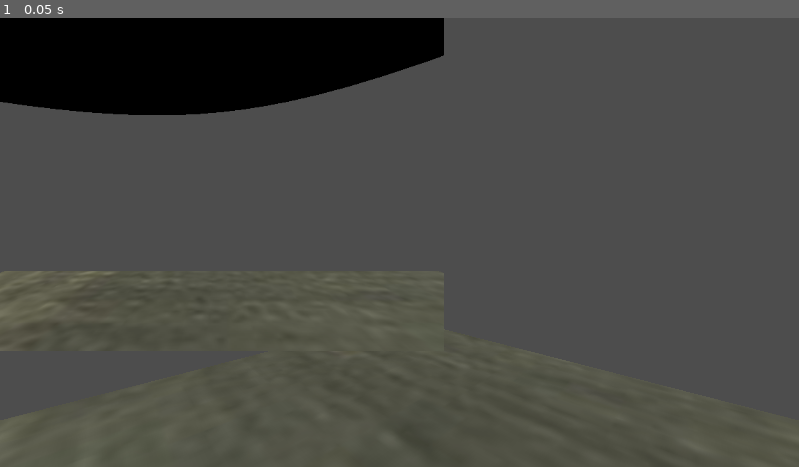
Above: before the commit, frame 1.
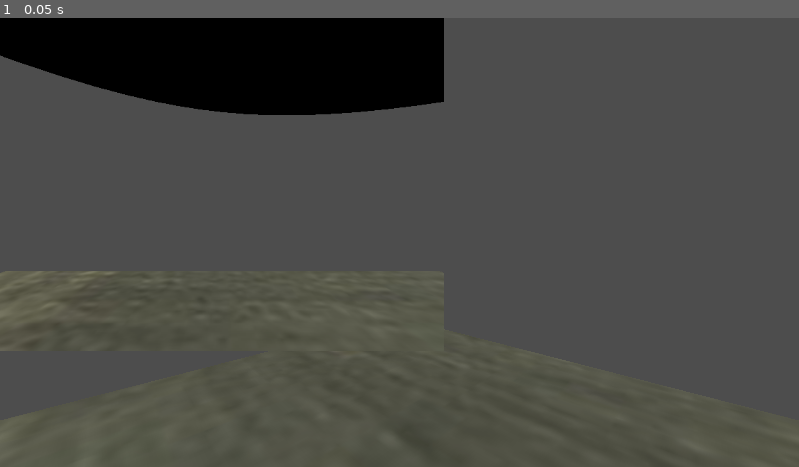
Above: after the commit, the same moment.

Repository: lb357/bulbatech-naviglib
Game: Godot game, scene res://main.tscn
The game is run twice, just before and just after one commit, with the same random seed, the same clock (stepped at 60 frames per second) and the same inputs.
Inputs:
- Up to frame 1 (0.05 s): no input

The runs differ from the first frame. In frame 1, 2.9% of the frame differs, in the area x 0-56%, y 8-22%.

Commit message:
fix right cam

Diff:
--- a/sim/camera_viewport.tscn
+++ b/sim/camera_viewport.tscn
@@ -8,6 +8,7 @@
 height = 0.1
 
 [node name="CameraViewport" type="SubViewport"]
+render_target_update_mode = 4
 script = ExtResource("1_lj54p")
 
 [node name="Camera" type="Camera3D" parent="."]
--- a/sim/main.tscn
+++ b/sim/main.tscn
@@ -33,13 +33,13 @@
 [node name="LeftCameraViewport" parent="." node_paths=PackedStringArray("target") instance=ExtResource("2_0xm2m")]
 handle_input_locally = false
 size = Vector2i(640, 480)
-render_target_update_mode = 4
+target = NodePath("../Drone")
+target_position_offset = Vector3(-0.05, 0, 0)
+
+[node name="RightCameraViewport" parent="." node_paths=PackedStringArray("target") instance=ExtResource("2_0xm2m")]
+size = Vector2i(640, 480)
 target = NodePath("../Drone")
 target_position_offset = Vector3(0.05, 0, 0)
-
-[node name="RightCameraViewport" parent="." node_paths=PackedStringArray("target") instance=ExtResource("2_0xm2m")]
-target = NodePath("../Drone")
-target_position_offset = Vector3(-0.05, 0, 0)
 
 [node name="Drone" type="Marker3D" parent="."]
 transform = Transform3D(1, 0, 0, 0, 1, 0, 0, 0, 1, 0, 10, 0)
